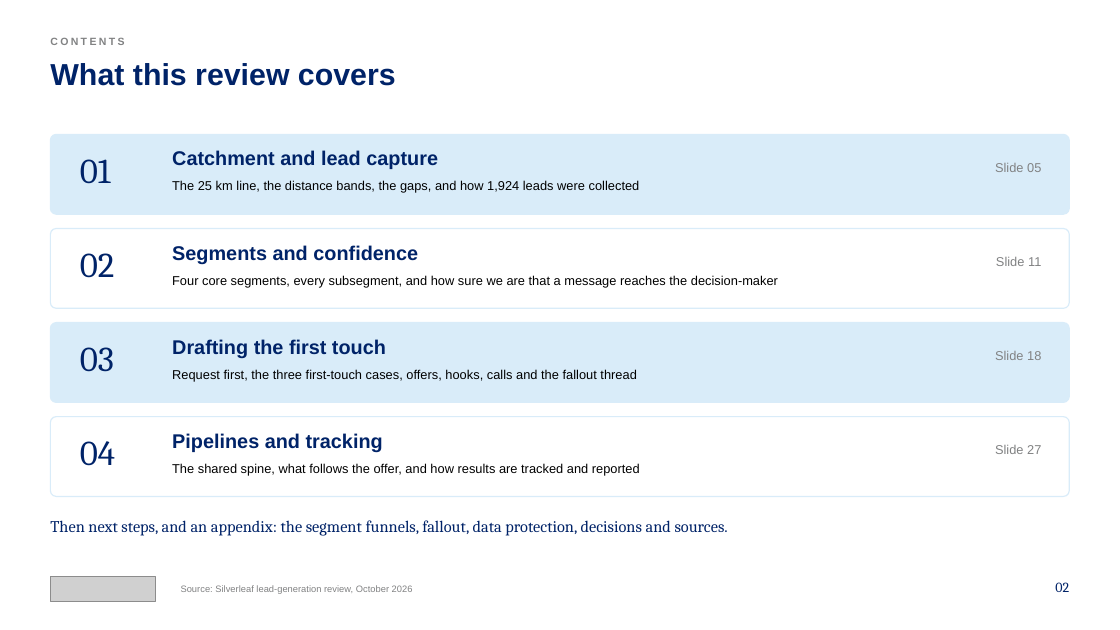
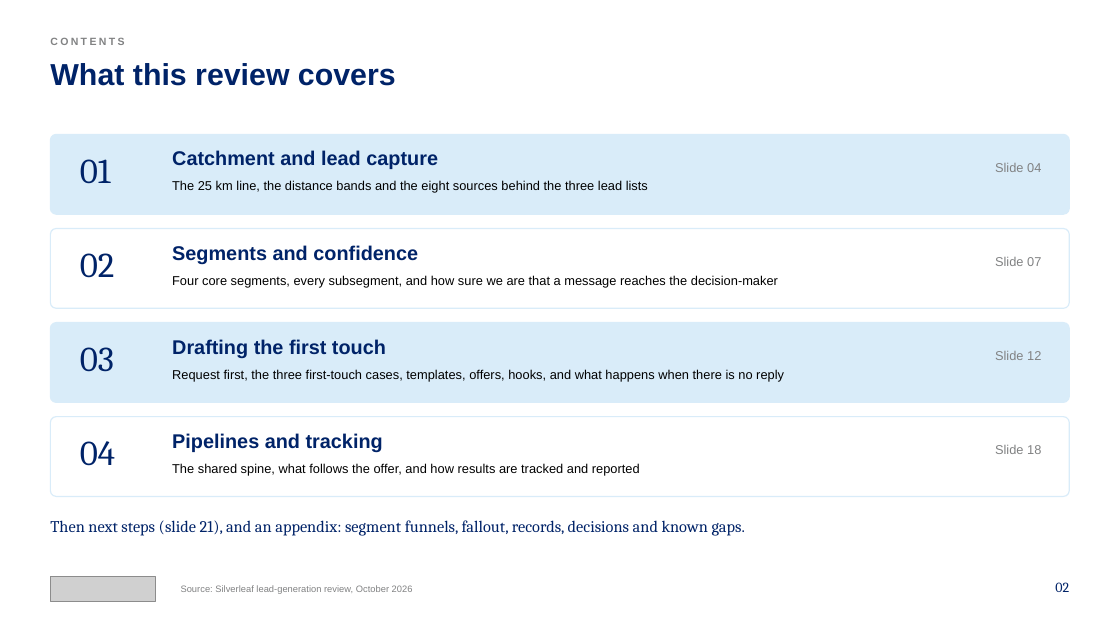
Before and after one commit to Nehemia-joh/Agenticmarketing, a slide deck: slide 2 of outputs/presentations/Silverleaf_Lead_Generation_Strategy_2026-10-12.pptx. Drawn at 1120x630 pixels with LibreOffice and Linux fonts; fonts in the diff are those of the drawing; grey boxes stand for pictures. Boxes give left, top, right and bottom in pixels: in the first picture for what was removed or moved away, otherwise in the second. Text is boxed around its words. In the diff, an @@ line names an element or a change of style, - is before the commit and + after.

```diff
--- a/outputs/presentations/Silverleaf_Lead_Generation_Strategy_2026-10-12.pptx
+++ b/outputs/presentations/Silverleaf_Lead_Generation_Strategy_2026-10-12.pptx
@@ text at [995, 163, 1041, 172]: text changed @@
-Slide 05
+Slide 04
@@ text at [172, 180, 648, 193]: text changed @@
-The 25 km line, the distance bands, the gaps, and how 1,924 leads were collected
+The 25 km line, the distance bands and the eight sources behind the three lead lists
@@ text at [995, 257, 1041, 266]: text changed @@
-Slide 11
+Slide 07
@@ text at [995, 351, 1041, 360]: text changed @@
-Slide 18
+Slide 12
@@ text at [172, 369, 784, 381]: text changed @@
-Request first, the three first-touch cases, offers, hooks, calls and the fallout thread
+Request first, the three first-touch cases, templates, offers, hooks, and what happens when there is no reply
@@ text at [995, 445, 1041, 454]: text changed @@
-Slide 27
+Slide 18
@@ text at [50, 520, 745, 536]: text changed @@
-Then next steps, and an appendix: the segment funnels, fallout, data protection, decisions and sources.
+Then next steps (slide 21), and an appendix: segment funnels, fallout, records, decisions and known gaps.
```
Also in this commit, not shown: 22 other slides changed, 2 slides added, 11 slides removed, 2 other files.
